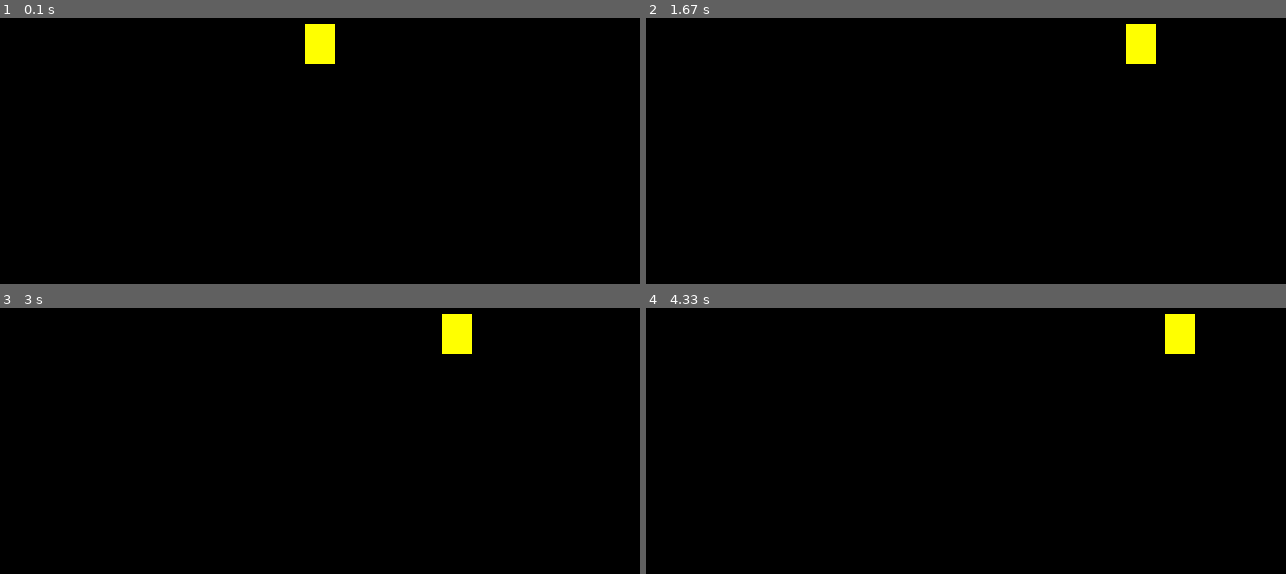
Above: before the commit, frames 1-4 (two rows, left to right).
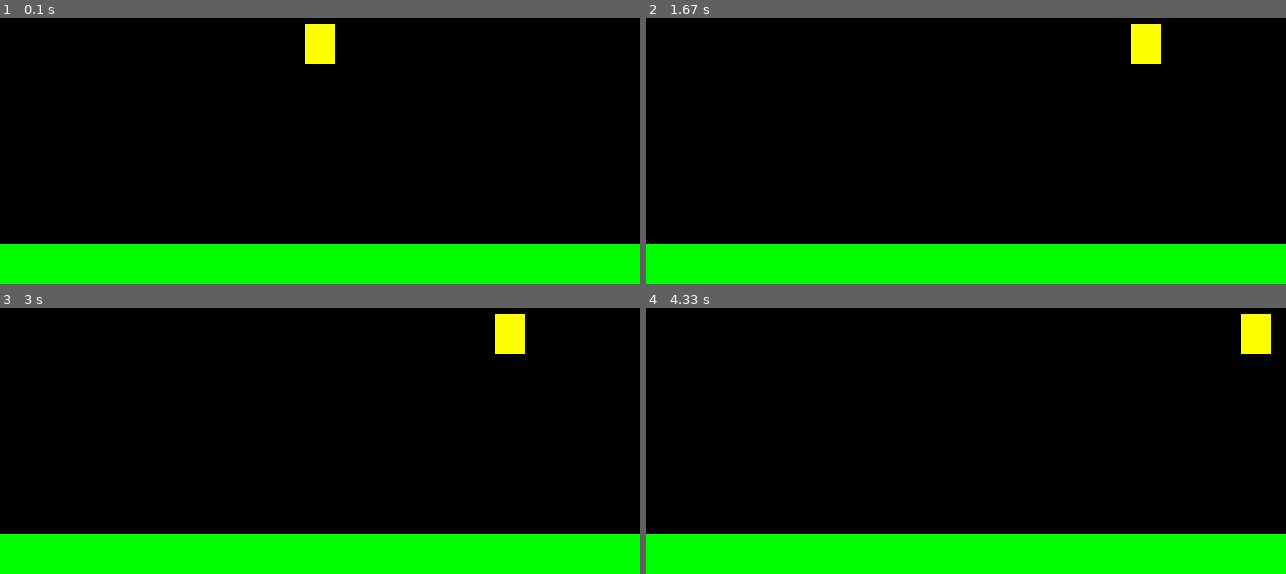
Above: after the commit, the same moments.

Repository: PygameIAV2021/PygameSascha
Game: pygame game, started from main.py
Same seed, same stepped clock (60 frames per second), same inputs: the game is played once before the commit and once after it.
Inputs:
- Up to frame 1 (0.1 s): no input
- Up to frame 2 (1.67 s): hold Right 0.33-0.8 s; hold Right 0.83-1.3 s; hold Left from 1.33 s (still down)
- Up to frame 3 (3 s): release Left at 1.87 s; hold Left 1.9-2.3 s; hold Right 2.33-2.97 s
- Up to frame 4 (4.33 s): hold Left 3-3.47 s; hold Right 3.5-3.97 s; hold Right from 4 s (still down)

The runs differ from the first frame. In frame 1, 15% of the frame differs, in the area x 0-100%, y 84-100%; in frame 2, 15%; in frame 3, 16%, in the area x 0-100%, y 2-100%; in frame 4, 16%.

Commit message:
platform added

Diff:
--- a/main.py
+++ b/main.py
@@ -18,8 +18,12 @@
     def new(self):
         # Start a new game
         self.all_sprites = pg.sprite.Group()
+        self.platforms = pg.sprite.Group()
         self.player = Player()
         self.all_sprites.add(self.player)
+        p1 = Platform(0, HEIGHT - 40, WIDTH, 40)
+        self.all_sprites.add(p1)
+        self.platforms.add(p1)
         self.run()
 
     def run(self):
--- a/sprite.py
+++ b/sprite.py
@@ -10,27 +10,25 @@
         self.image.fill(YELLOW)
         self.rect = self.image.get_rect()
         self.rect.center = (WIDTH / 2, HEIGHT / 2)
-        self.pos = vec(WIDTH / 2, HEIGHT / 2)
-        self.vel = vec(0, 0)
-        self.acc = vec(0, 0)
+        self.vx = 0
+        self.vy = 0
 
     def update(self):
-        self.acc = vec(0, 0)
+        self.vx = 0
         keys = pg.key.get_pressed()
         if keys[pg.K_LEFT]:
-            self.acc.x = -PLAYER_ACC
+            self.vx = -5
         if keys[pg.K_RIGHT]:
-            self.acc.x = PLAYER_ACC
+            self.vx = 5
 
-        # apply friction // setze bremse
-        self.acc += self.vel * PLAYER_FRICTION
-        # Gleichung für Bewegung
-        self.vel += self.acc
-        self.pos += self.vel + 0.5 * self.acc
-        # begrenze Obefläche mit Display
-        if self.pos.x > WIDTH:
-            self.pos.x = 0
-        if self.pos.x < 0:
-            self.pos.x = WIDTH
+        self.rect.x += self.vx
+        self.rect.y += self.vy
 
-        self.rect.center = self.pos
+class Platform(pg.sprite.Sprite):
+    def __init__(self, x, y, w, h):
+        pg.sprite.Sprite.__init__(self)
+        self.image = pg.Surface((w, h))
+        self.image.fill(GREEN)
+        self.rect = self.image.get_rect()
+        self.rect.x = x
+        self.rect.y = y
